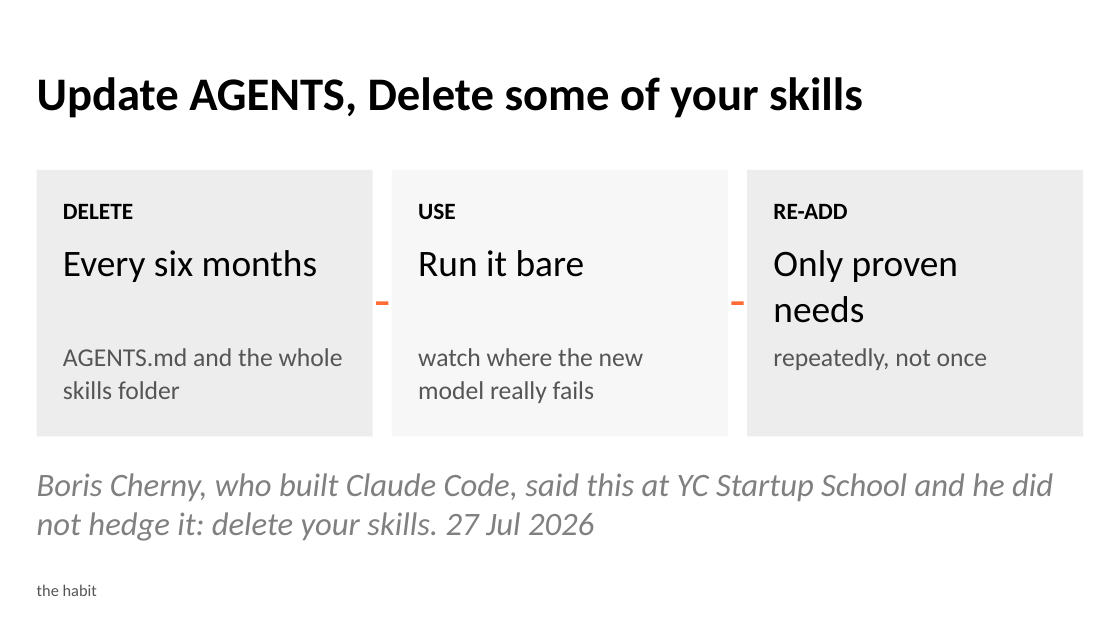
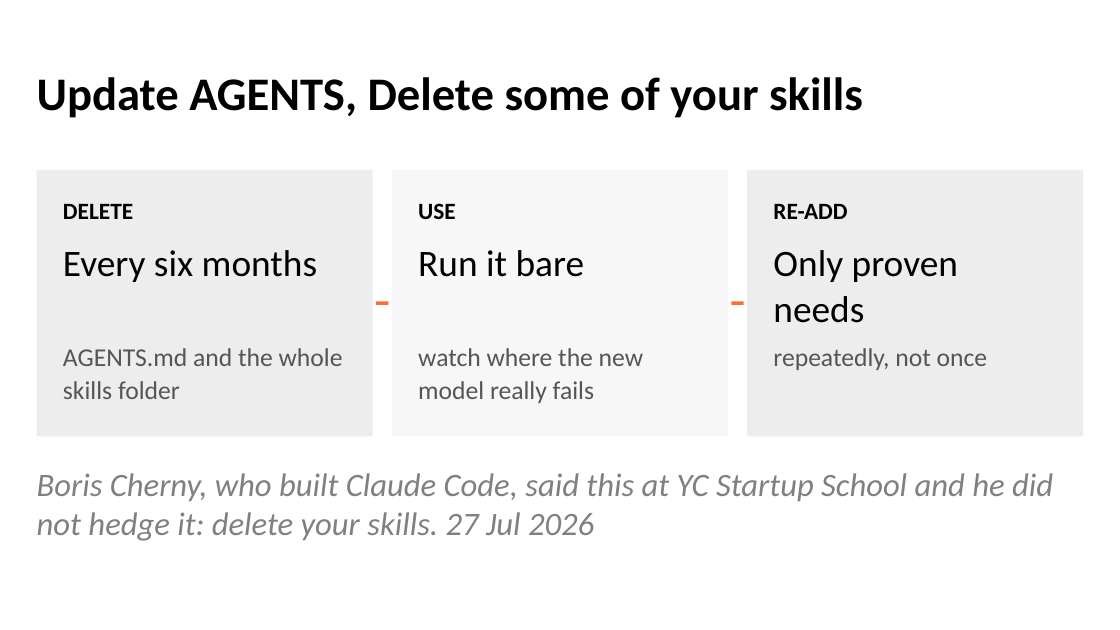
Before and after one commit to devlinduldulao/agents-and-skill-demo, a slide deck: slide 26 of ai-agent-terms-full-talk.pptx (slide 27 before the commit). Drawn at 1120x630 pixels with LibreOffice and Linux fonts; fonts in the diff are those of the drawing. Boxes give left, top, right and bottom in pixels: in the first picture for what was removed or moved away, otherwise in the second. Text is boxed around its words. In the diff, an @@ line names an element or a change of style, - is before the commit and + after.

```diff
--- a/ai-agent-terms-full-talk.pptx
+++ b/ai-agent-terms-full-talk.pptx
@@ text removed at [37,584,97,596] @@
-the habit
```
Also in this commit, not shown: 26 other slides changed, 1 slide removed, 1 other file.
